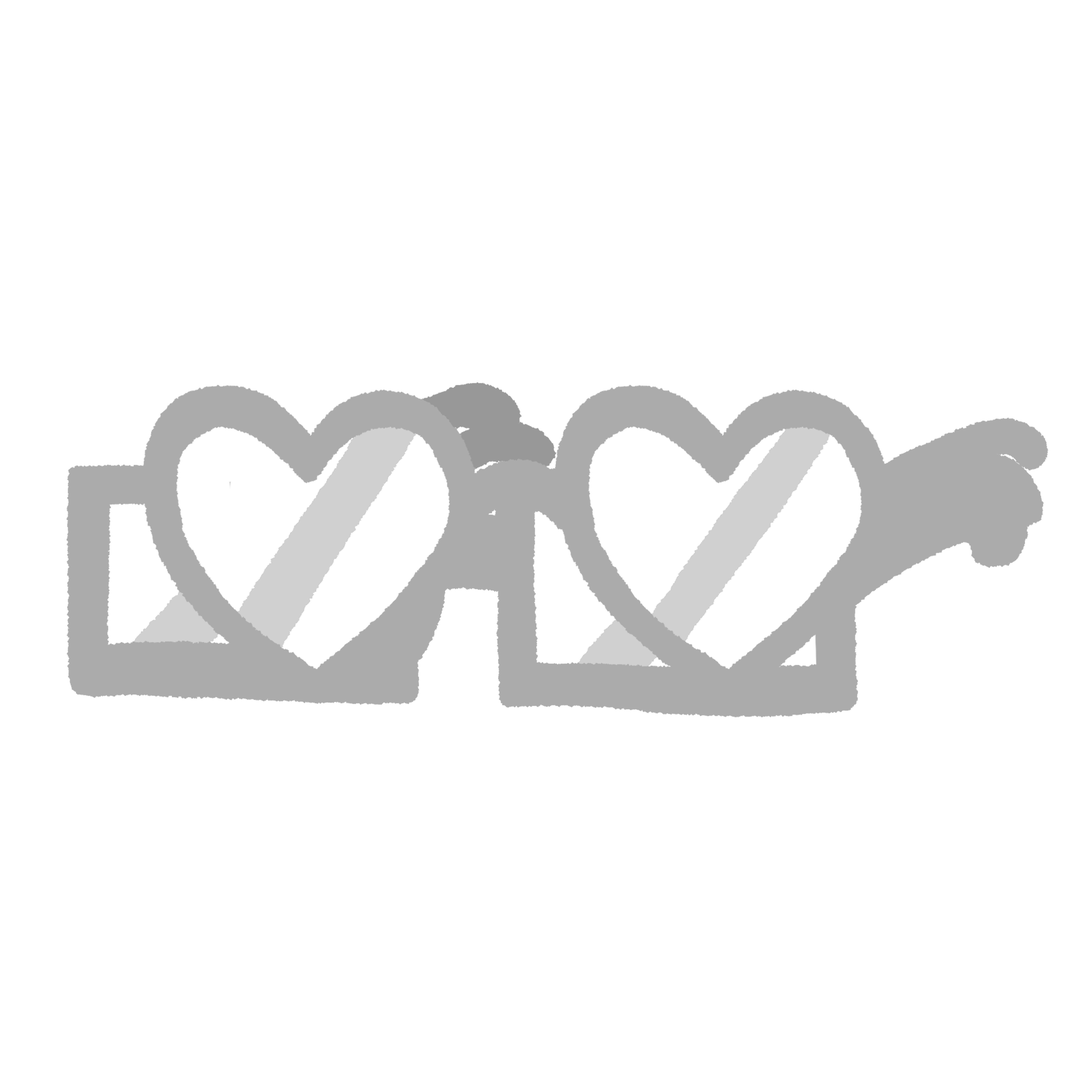
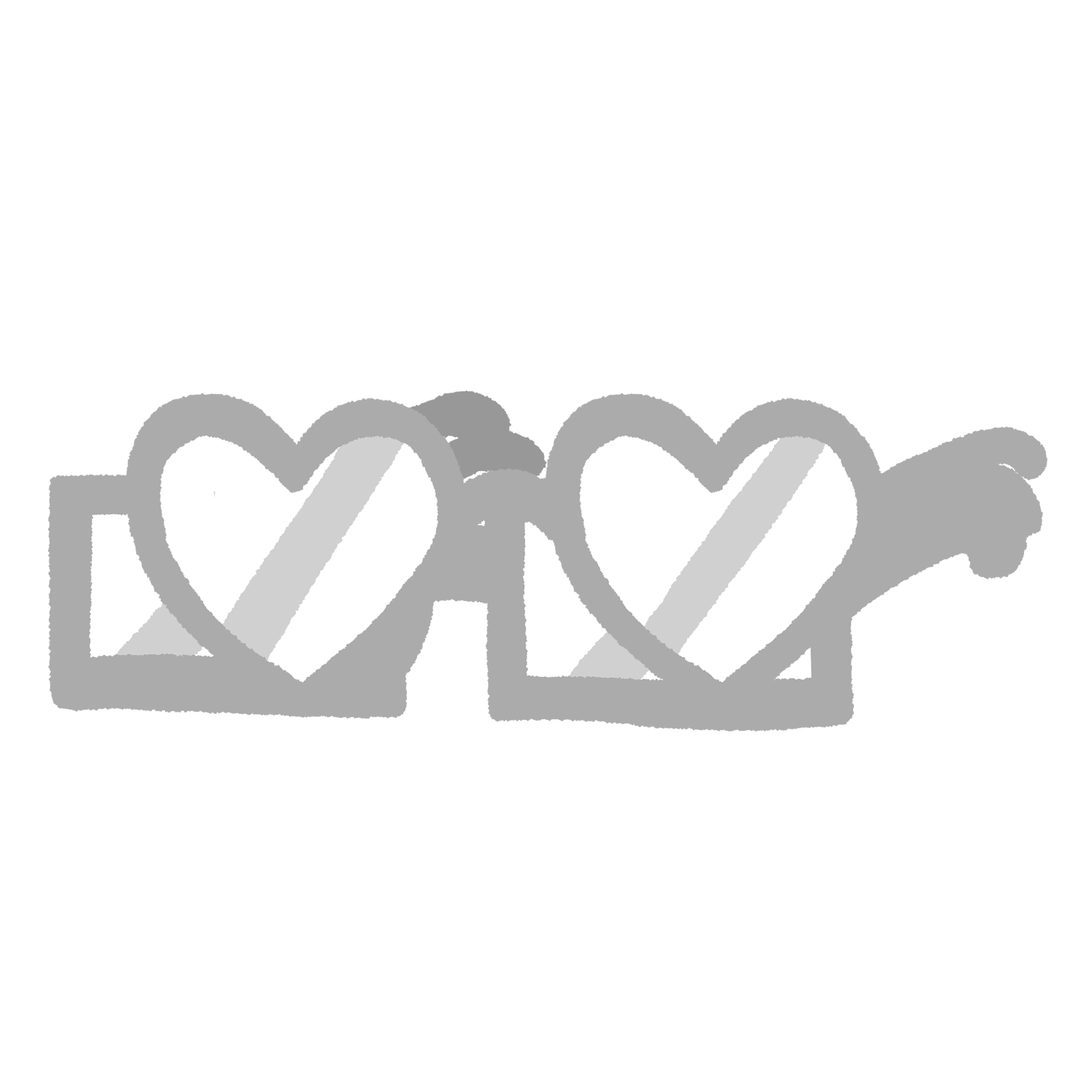
Comparing the layer stacks of the two 1091×1091 images. Changes:
removed layer "FrameC" from group "Glasses Copy" over (141, 382, 1049, 703)
removed layer "FrameB" from group "Glasses Copy" over (66, 423, 1030, 718)
removed layer "FrameA" from group "Glasses Copy" over (180, 418, 1046, 717)
added layer "FrameC Copy" in group "Glasses Copy" over (124, 390, 1049, 717)
added layer "FrameB Copy" in group "Glasses Copy" over (48, 432, 1029, 732)
added layer "FrameA Copy" in group "Glasses Copy" over (163, 426, 1045, 731)
